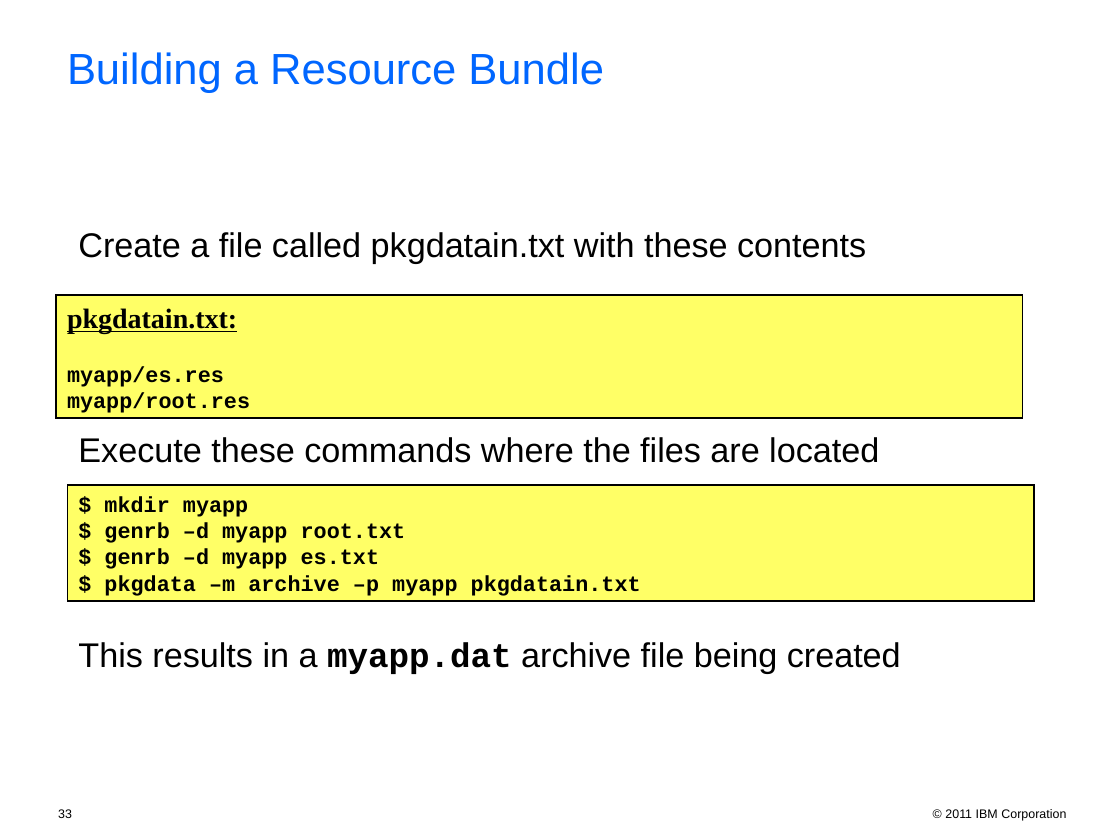
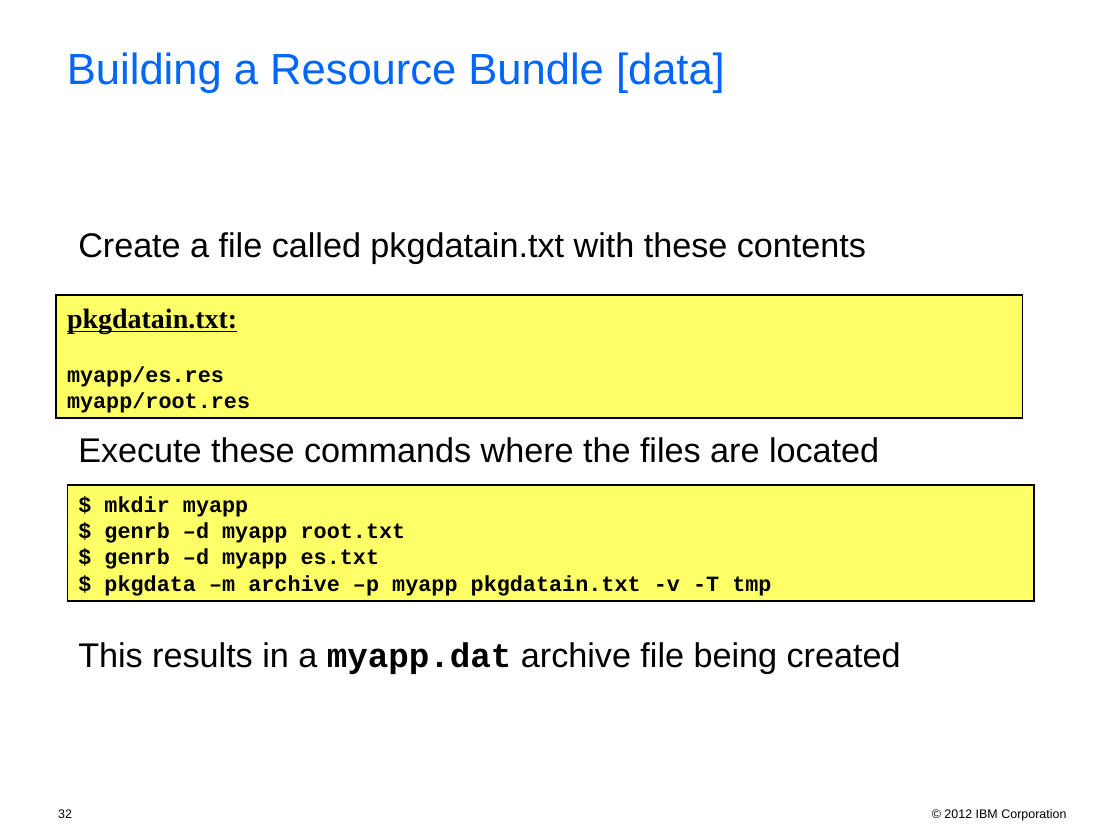
Before and after one commit to unicode-org/icu-docs, a slide deck: slide 32 of docs/pres/icu_workshop.ppt (slide 33 before the commit). Drawn at 1120x840 pixels with LibreOffice and Linux fonts; fonts in the diff are those of the drawing; background and template pictures are left out. Boxes give left, top, right and bottom in pixels: in the first picture for what was removed or moved away, otherwise in the second. Text is boxed around its words. In the diff, an @@ line names an element or a change of style, - is before the commit and + after.

```diff
--- a/docs/pres/icu_workshop.ppt
+++ b/docs/pres/icu_workshop.ppt
@@ text at [67, 52, 725, 93]: text changed @@
-Building a Resource Bundle
+Building a Resource Bundle [data]
@@ text "Create a file called pkgdatain.txt ..." at [78, 232, 901, 674]: indent changed @@
@@ text in rectangle at [104, 575, 771, 596]: text changed @@
-$ pkgdata –m archive –p myapp pkgdatain.txt
+$ pkgdata –m archive –p myapp pkgdatain.txt -v -T tmp
@@ text at [944, 809, 1066, 821]: text changed @@
-© 2011 IBM Corporation
+© 2012 IBM Corporation
```
Also in this commit, not shown: 56 other slides changed, 1 slide added, 2 slides removed, 2 other files.
